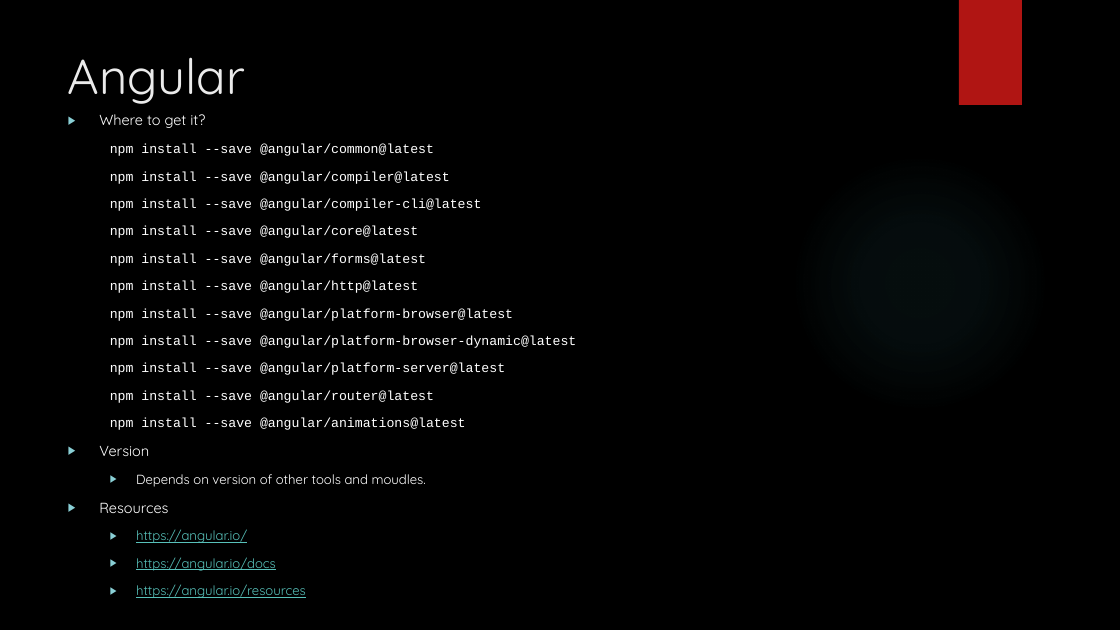
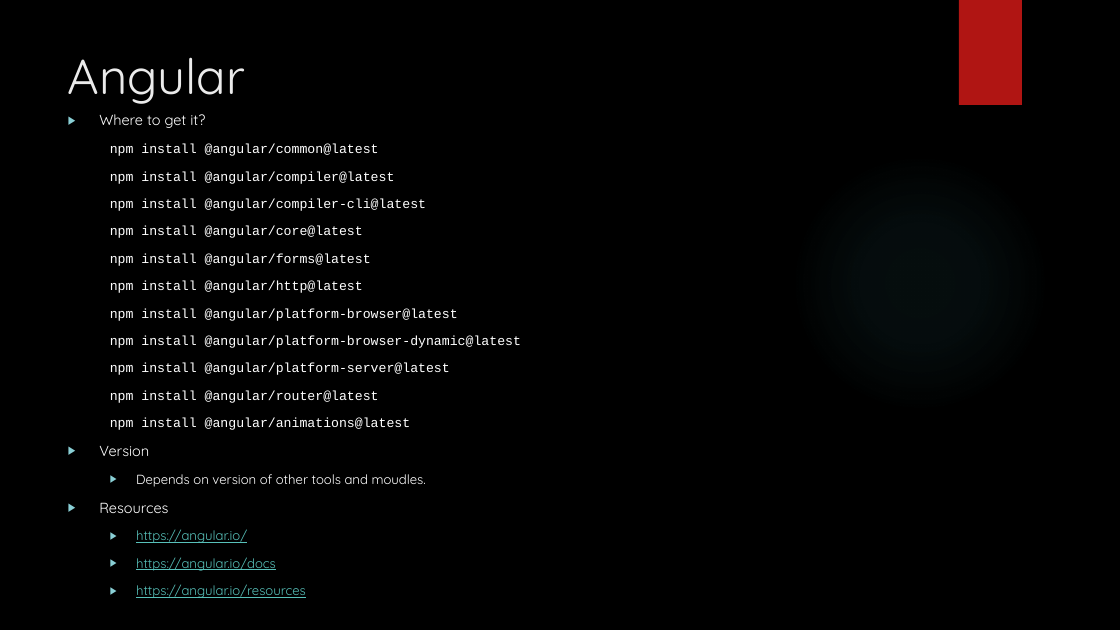
Before and after one commit to buildmotion/custom-angular-modules, a slide deck: slide 27 of presentation/custom-angular-modules.pptx. Drawn at 1120x630 pixels with LibreOffice and Linux fonts; fonts in the diff are those of the drawing; background and template pictures are left out. Boxes give left, top, right and bottom in pixels: in the first picture for what was removed or moved away, otherwise in the second. Text is boxed around its words. In the diff, an @@ line names an element or a change of style, - is before the commit and + after.

```diff
--- a/presentation/custom-angular-modules.pptx
+++ b/presentation/custom-angular-modules.pptx
@@ text at bbox=[110, 144, 521, 430]: text changed @@
-  npm install --save @angular/common@latest
-  npm install --save @angular/compiler@latest
-  npm install --save @angular/compiler-cli@latest
-  npm install --save @angular/core@latest
-  npm install --save @angular/forms@latest
-  npm install --save @angular/http@latest
-  npm install --save @angular/platform-browser@latest
-  npm install --save @angular/platform-browser-dynamic@latest
-  npm install --save @angular/platform-server@latest
-  npm install --save @angular/router@latest
-  npm install --save @angular/animations@latest
+  npm install @angular/common@latest
+  npm install @angular/compiler@latest
+  npm install @angular/compiler-cli@latest
+  npm install @angular/core@latest
+  npm install @angular/forms@latest
+  npm install @angular/http@latest
+  npm install @angular/platform-browser@latest
+  npm install @angular/platform-browser-dynamic@latest
+  npm install @angular/platform-server@latest
+  npm install @angular/router@latest
+  npm install @angular/animations@latest
```
Also in this commit, not shown: 3 other slides changed.
